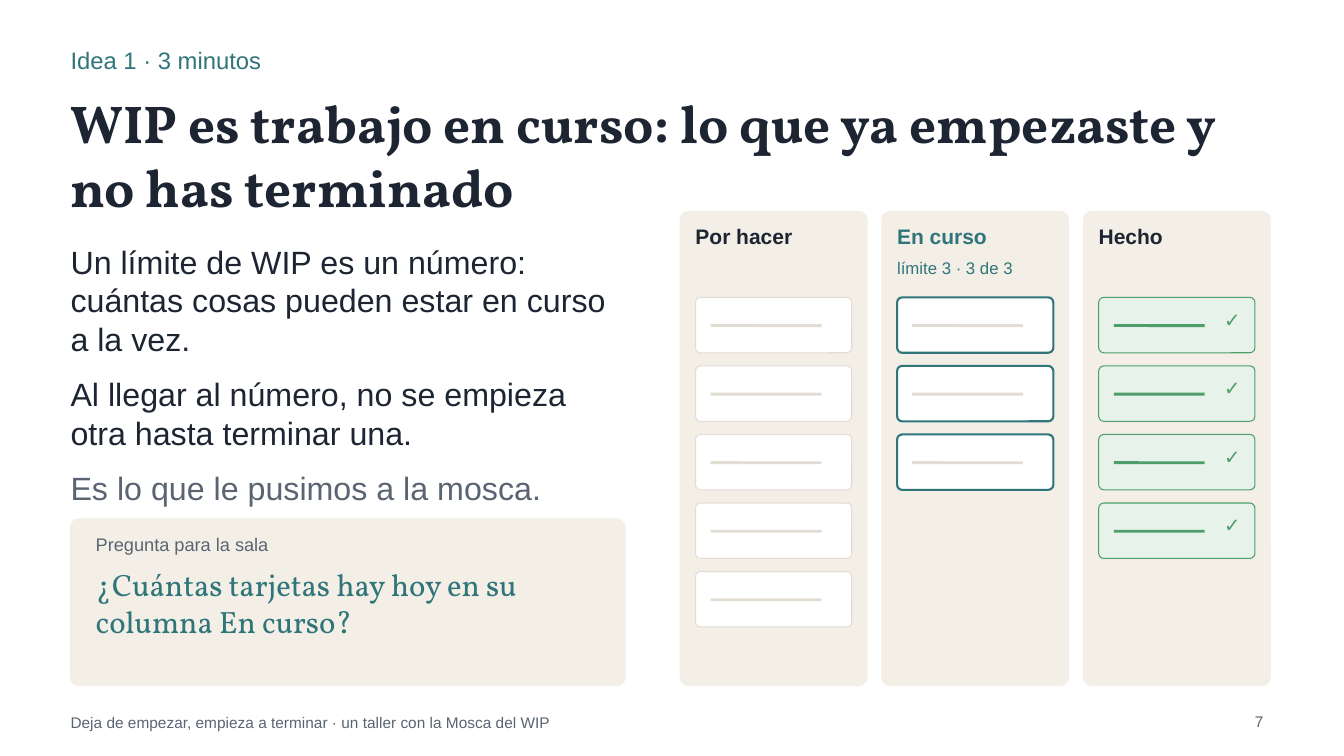
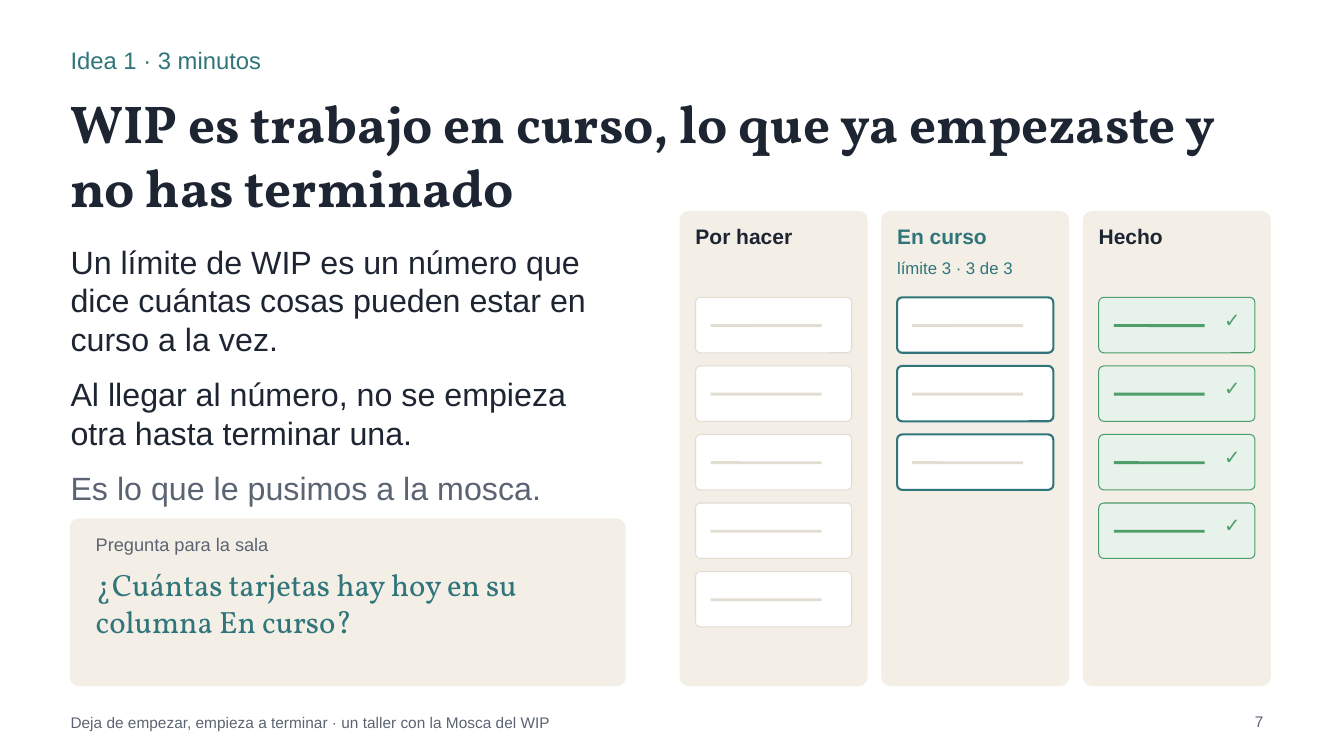
Before and after one commit to ferfelan/mosca-del-wip, a slide deck: slide 7 of public/taller/Mosca-del-WIP-Taller-Presentacion.pptx. Drawn at 1344x756 pixels with LibreOffice and Linux fonts; fonts in the diff are those of the drawing. Boxes give left, top, right and bottom in pixels: in the first picture for what was removed or moved away, otherwise in the second. Text is boxed around its words. In the diff, an @@ line names an element or a change of style, - is before the commit and + after.

```diff
--- a/public/taller/Mosca-del-WIP-Taller-Presentacion.pptx
+++ b/public/taller/Mosca-del-WIP-Taller-Presentacion.pptx
@@ title at bbox=[71, 105, 1216, 208]: text changed @@
-WIP es trabajo en curso: lo que ya empezaste y no has terminado
+WIP es trabajo en curso, lo que ya empezaste y no has terminado
@@ text at bbox=[71, 250, 586, 352]: text changed @@
-Un límite de WIP es un número: cuántas cosas pueden estar en curso a la vez.
+Un límite de WIP es un número que dice cuántas cosas pueden estar en curso a la vez.
```
Also in this commit, not shown: 7 other slides changed, 26 other files.
